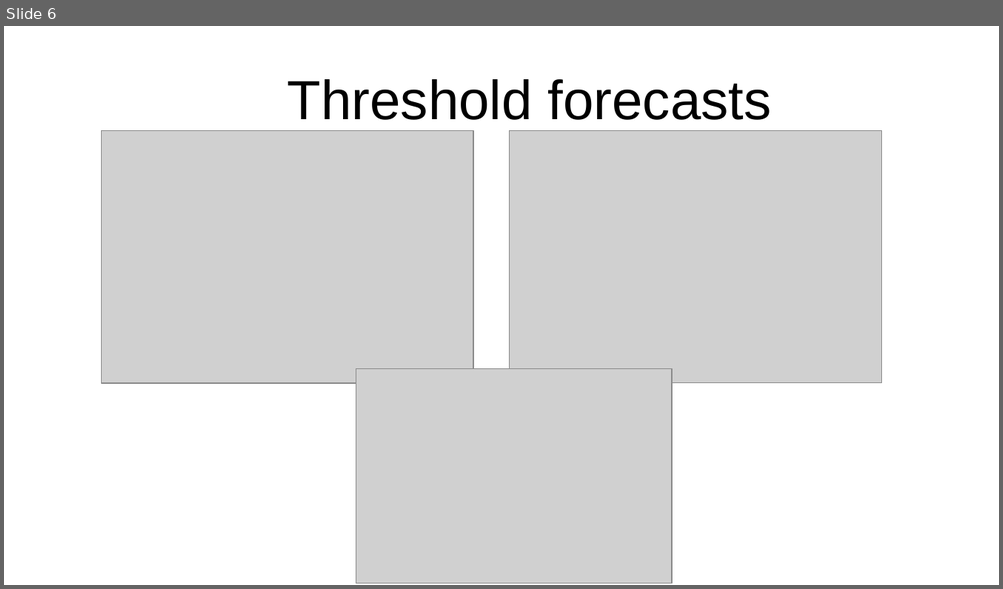
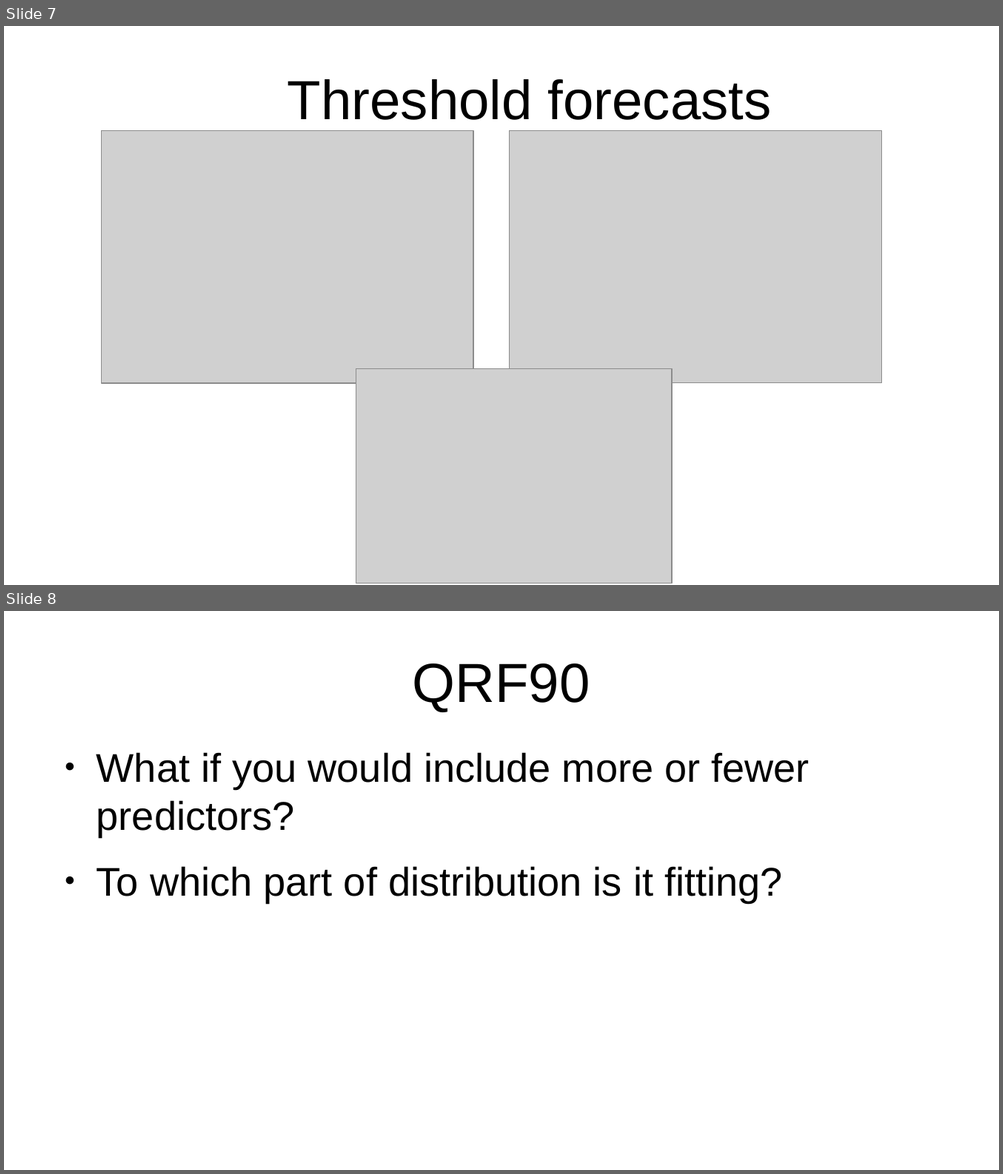
Before and after one commit to meteoNL/ThunderstormPostProcessingv0.1, a slide deck: presentation_april_12th_results.odp. Shown one above the other, each under a label of ours: slide 6 before the commit, slides 7 and 8 after it. The pictures are 1003x589 and 1003x1174 pixels, drawn with LibreOffice and Linux fonts; fonts in the diff are those of the drawing; grey boxes stand for pictures. Boxes give left, top, right and bottom in pixels: in the first picture for what was removed or moved away, otherwise in the second. Text is boxed around its words. In the diff, an @@ line names an element or a change of style, - is before the commit and + after.

```diff
--- a/presentation_april_12th_results.odp
+++ b/presentation_april_12th_results.odp
@@ slide 8 added at box(4, 611, 999, 1170), background #FFFFFF @@
@@ title added at box(412, 664, 590, 712), 44 pt, text #000000 @@
+QRF90
@@ text added at box(96, 752, 809, 903), 32 pt, text #000000 @@
+● What if you would include more or fewer predictors?
+● To which part of distribution is it fitting?
@@ what was slide 6 is now slide 7 @@
```
Also in this commit, not shown: 1 slide changed, 2 other slides added.
